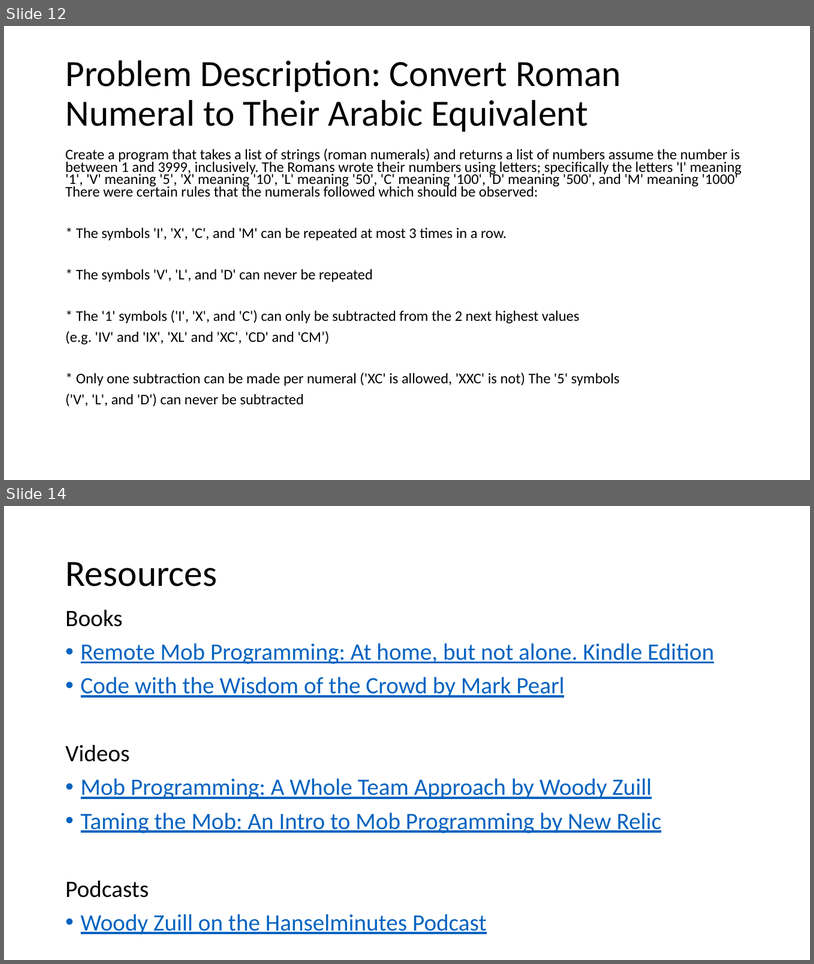
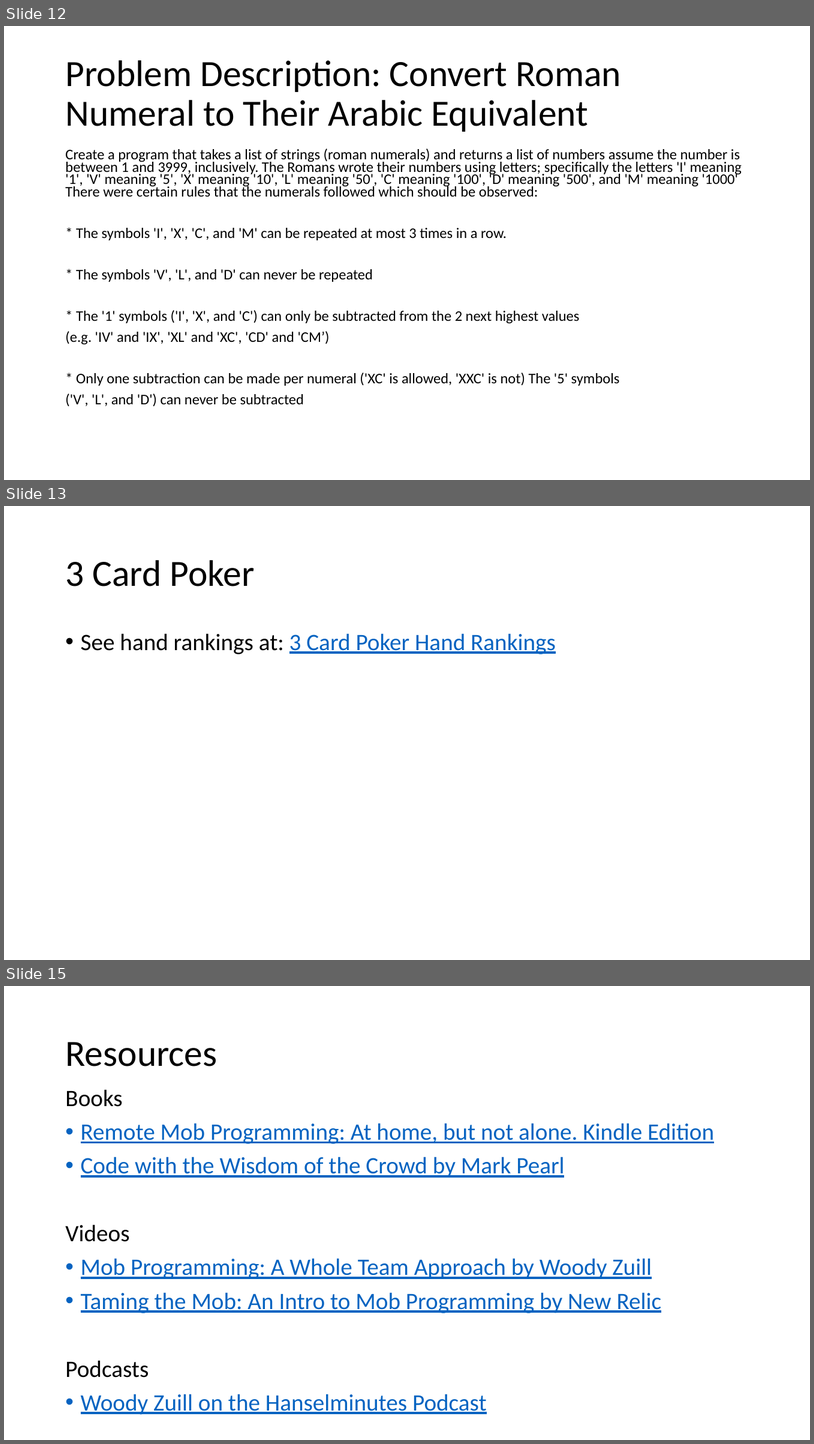
Before and after one commit to jonathan-r-jones/Mob-Programming-Demo, a slide deck: mob.pptx. Shown one above the other, each under a label of ours: slides 12 and 14 before the commit, slides 12, 13 and 15 after it; the slides between them are not shown. The pictures are 814x964 and 814x1444 pixels, drawn with LibreOffice and Linux fonts; fonts in the diff are those of the drawing. Boxes give left, top, right and bottom in pixels: in the first picture for what was removed or moved away, otherwise in the second. Text is boxed around its words. In the diff, an @@ line names an element or a change of style, - is before the commit and + after.

```diff
--- a/mob.pptx
+++ b/mob.pptx
@@ slide 13 added at (x1=4, y1=506, x2=810, y2=960), background #FFFFFF @@
@@ title added at (x1=65, y1=560, x2=255, y2=586), 44 pt, text #000000 @@
+3 Card Poker
@@ text added at (x1=81, y1=633, x2=556, y2=654), 28 pt, text #0563C1, underline @@
+• See hand rankings at: 3 Card Poker Hand Rankings
@@ what was slide 14 is now slide 15 @@
```
Also in this commit, not shown: 3 slides changed.
